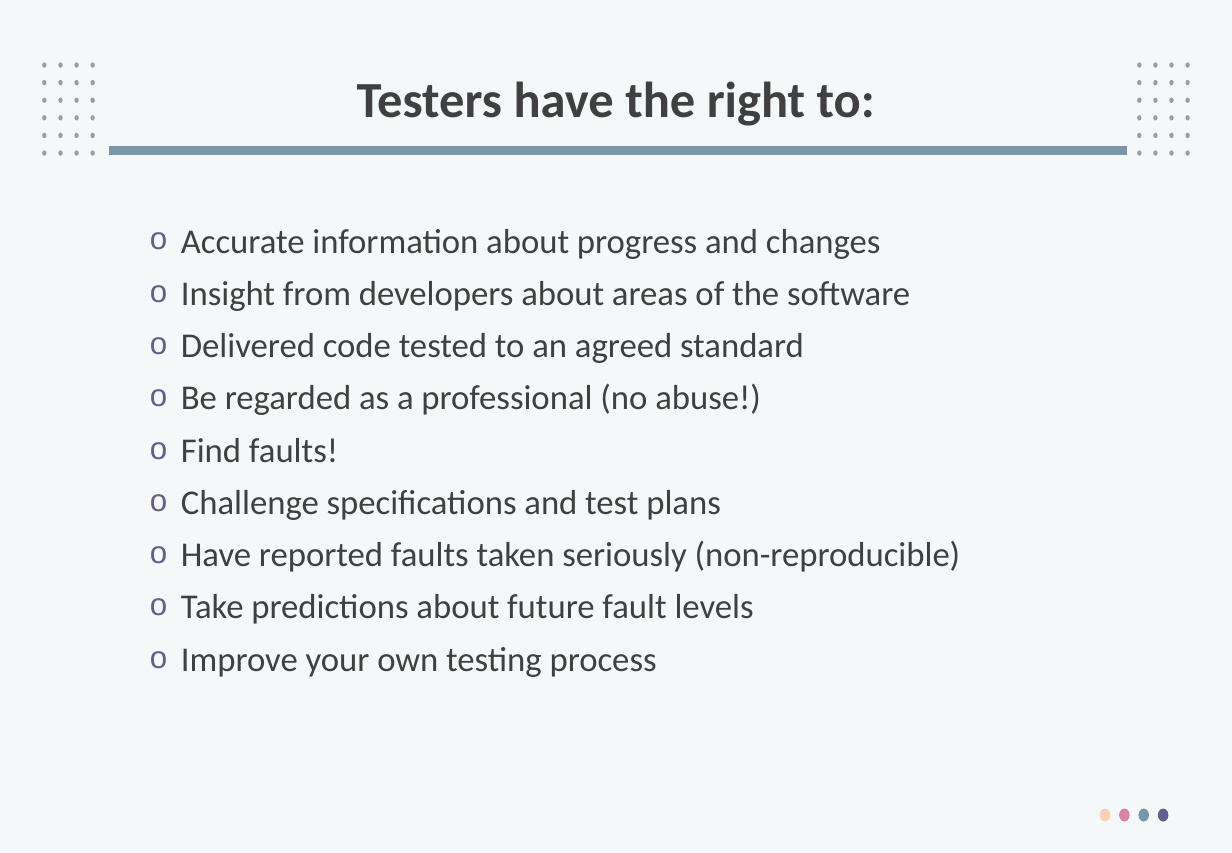
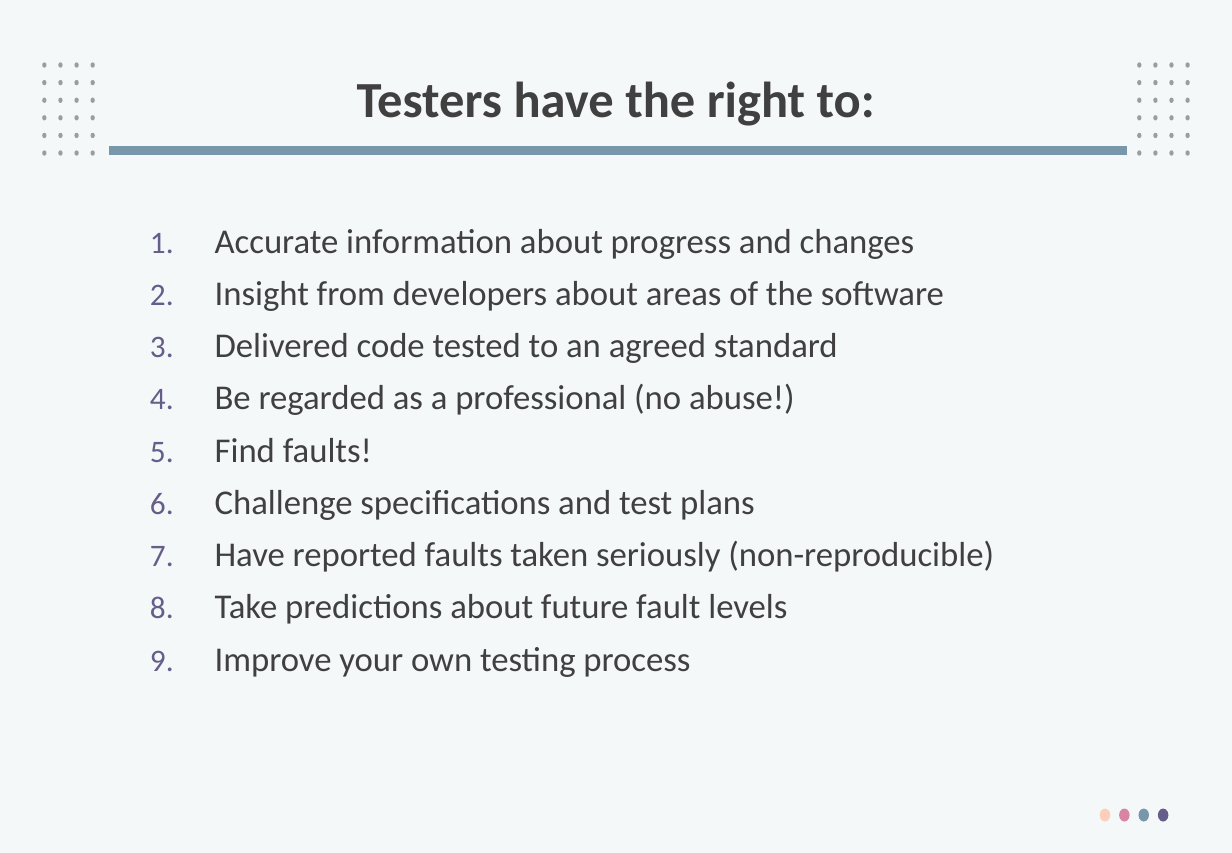
Before and after one commit to PhanManh2003/Specialization, a slide deck: slide 113 of 24_fall/SWT301/Slide 2018/SWT1_tim.pptx. Drawn at 1232x853 pixels with LibreOffice and Linux fonts; fonts in the diff are those of the drawing; background and template pictures are left out. Boxes give left, top, right and bottom in pixels: in the first picture for what was removed or moved away, otherwise in the second. Text is boxed around its words. In the diff, an @@ line names an element or a change of style, - is before the commit and + after.

```diff
--- a/24_fall/SWT301/Slide 2018/SWT1_tim.pptx
+++ b/24_fall/SWT301/Slide 2018/SWT1_tim.pptx
@@ text "Accurate information about progress and ..." at (215, 229, 994, 677): bullet o to 1. @@
```
Also in this commit, not shown: 24 other slides changed, 7 other files.
